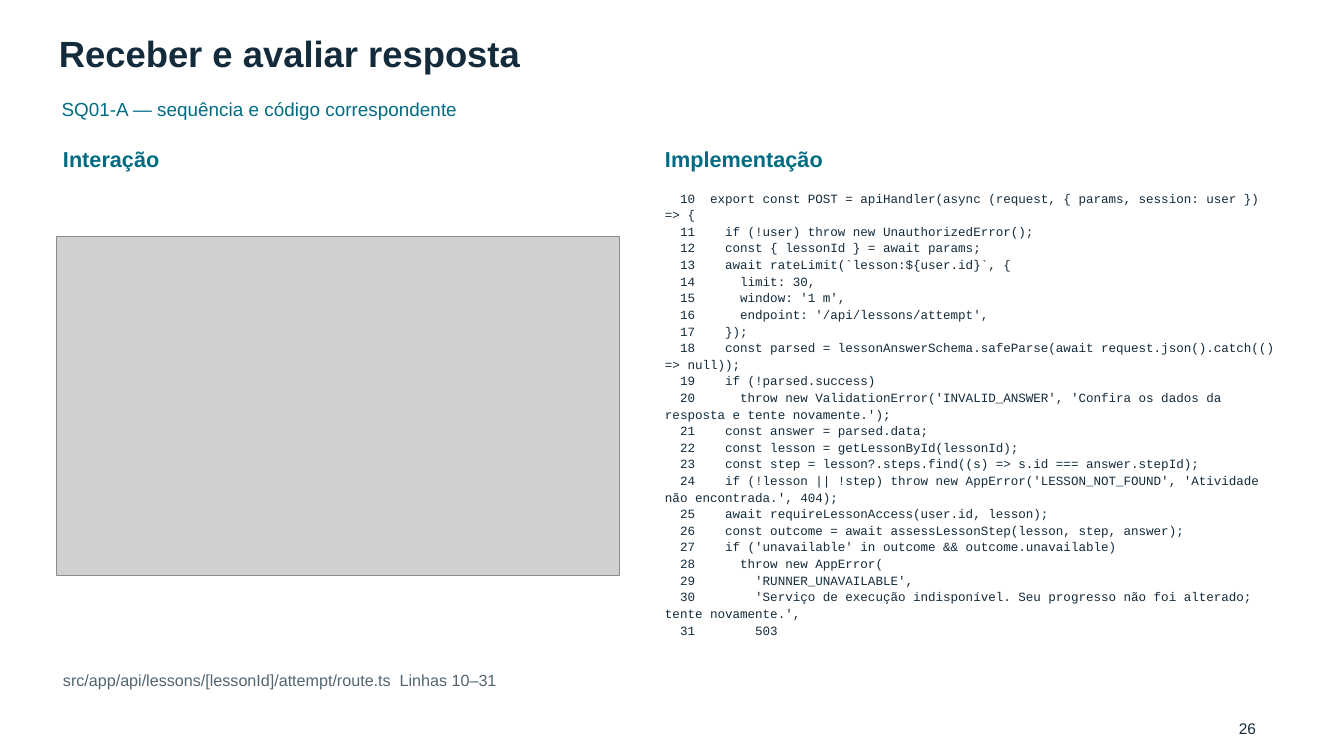
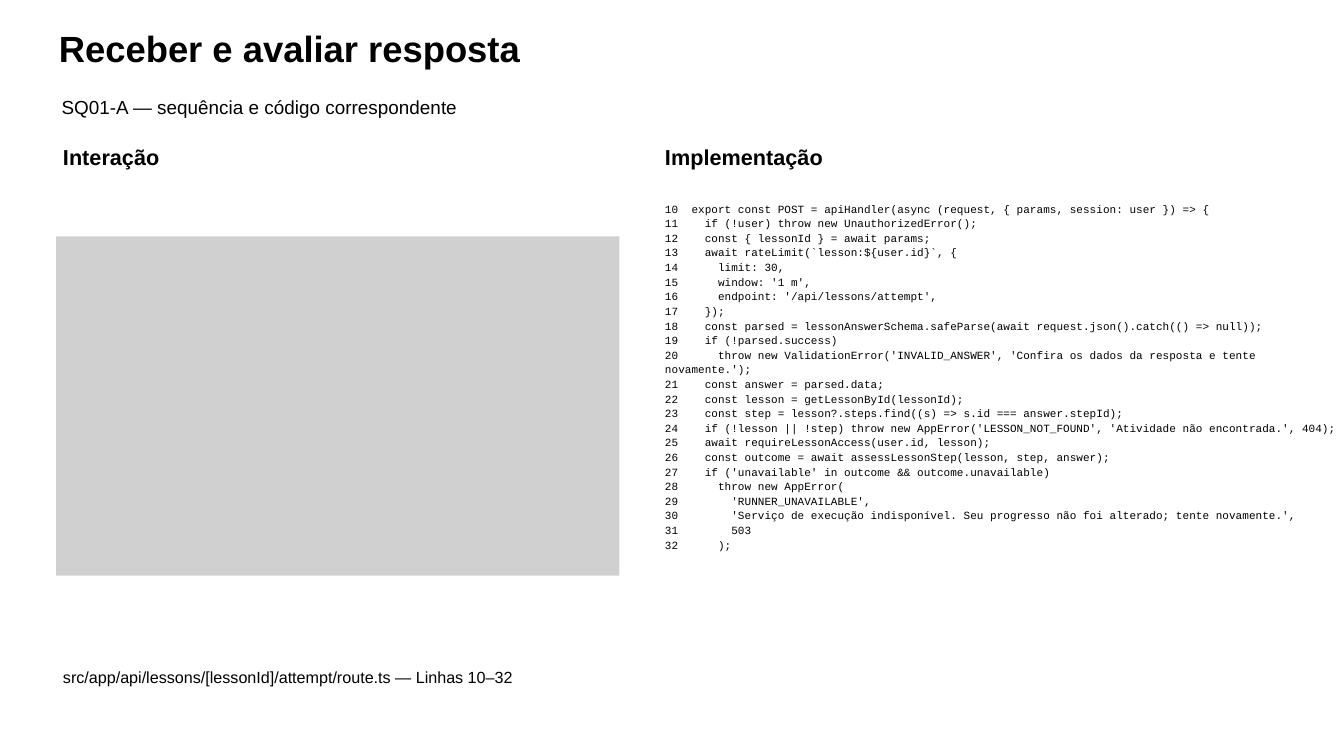
Before and after one commit to pedrotescaro/Stacklyst, a slide deck: slide 52 of docs/laboratorio-engenharia-software/revisao-final-2026-11-03/entregaveis/Stacklyst-seminario-atualizado-2026-11-03.pptx (slide 26 before the commit). Drawn at 1344x756 pixels with LibreOffice and Linux fonts; fonts in the diff are those of the drawing; grey boxes stand for pictures. Boxes give left, top, right and bottom in pixels: in the first picture for what was removed or moved away, otherwise in the second. Text is boxed around its words. In the diff, an @@ line names an element or a change of style, - is before the commit and + after.

```diff
--- a/docs/laboratorio-engenharia-software/revisao-final-2026-11-03/entregaveis/Stacklyst-seminario-atualizado-2026-11-03.pptx
+++ b/docs/laboratorio-engenharia-software/revisao-final-2026-11-03/entregaveis/Stacklyst-seminario-atualizado-2026-11-03.pptx
@@ text "Receber e avaliar resposta" at (59,35,520,69): text colour #142B3B to #000000; line spacing 1.1 to 51.5pt @@
@@ text "SQ01-A — sequência e código ..." at (62,100,456,118): text colour #006C83 to #000000; line spacing 1.1 to 26.7pt @@
@@ text "Interação" at (63,149,159,169): text colour #006C83 to #000000; line spacing 1.1 to 30.7pt @@
@@ text "Implementação" at (665,149,823,169): text colour #006C83 to #000000; line spacing 1.1 to 30.7pt @@
@@ text at (665,205,1335,534): paragraph added @@
+32 );
@@ text at (665,205,1335,534): size 13.5 to 11.8 pt, text colour #142B3B to #000000; line spacing 1.1 to 15.6pt @@
@@ picture at (56,237,620,576): outline redrawn @@
@@ text at (63,671,513,687): text changed; text colour #526571 to #000000 @@
-src/app/api/lessons/[lessonId]/attempt/route.ts Linhas 10–31
+src/app/api/lessons/[lessonId]/attempt/route.ts — Linhas 10–32
@@ text removed at (1239,723,1256,734) @@
-26
```
Also in this commit, not shown: 63 other slides changed, 8 slides added, 12 slides removed, 24 other files.
